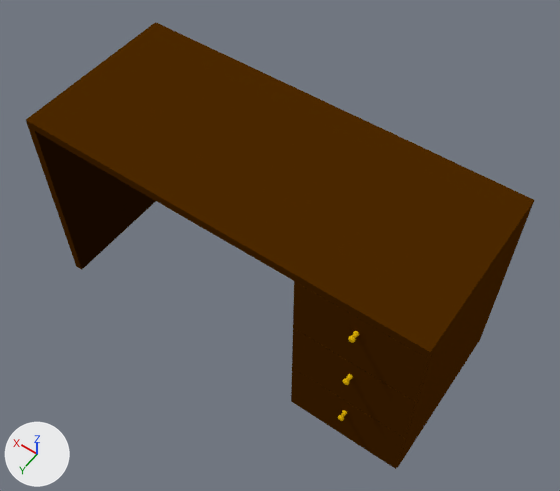
The Blender file blender_ws/three_drawer_desk.blend as it was, and as the next commit left it.
Camera for both pictures: a camera (50 mm lens) standing at (-0.958, 1.284, 2.384) and looking at (-0.04, 0.0, 0.366). Every picture has the same lights, and +X, +Y and +Z are marked at lower left.

Script lines for the objects in view, before the commit:
```python
mat_wood = diffuse_material('wood')
mat_wood.base_color = (0.0732, 0.0221, 0.0)  # brown #4c2900
me_cube = bpy.data.meshes.new('Cube')
me_cube.from_pydata(...)  # 1595 vertices, 1466 faces, 11 loose edges; spans x -1.0..1.0, y -1.0..1.1, z 0.0..2.0
# faces by material slot: [116, 1350]
me_cube.materials.append(mat_wood)  # brown #4c2900
me_cube.materials.append(mat_gold)  # yellow #e7b809
ob_three_drawer_desk = bpy.data.objects.new('three_drawer_desk', me_cube)
ob_three_drawer_desk.location = (0.0, 0.0, 0.0)
ob_three_drawer_desk.scale = (0.7, 0.3, 0.375)
```
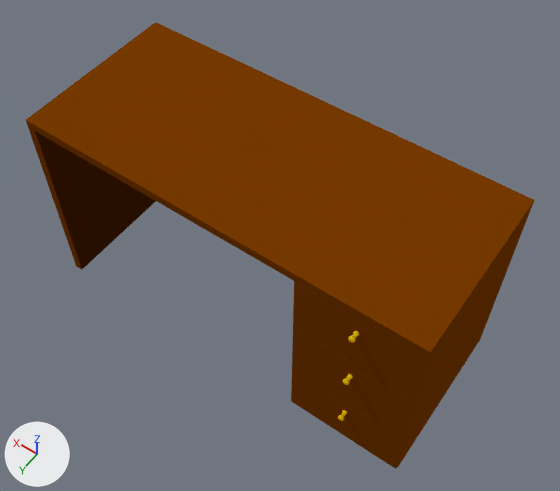
Location of each change, (x1, y1, x2, y2) in pixels of the pictures (560 x 491 px):
'three_drawer_desk', recoloured
    both: (26, 22, 534, 469)

What the commit changed:
Material 'wood' (mat_wood) changes colour from brown #4c2900 to brown #773b00; in linear values from (0.0732, 0.0221, 0.0) to (0.184, 0.0432, 0.0).
